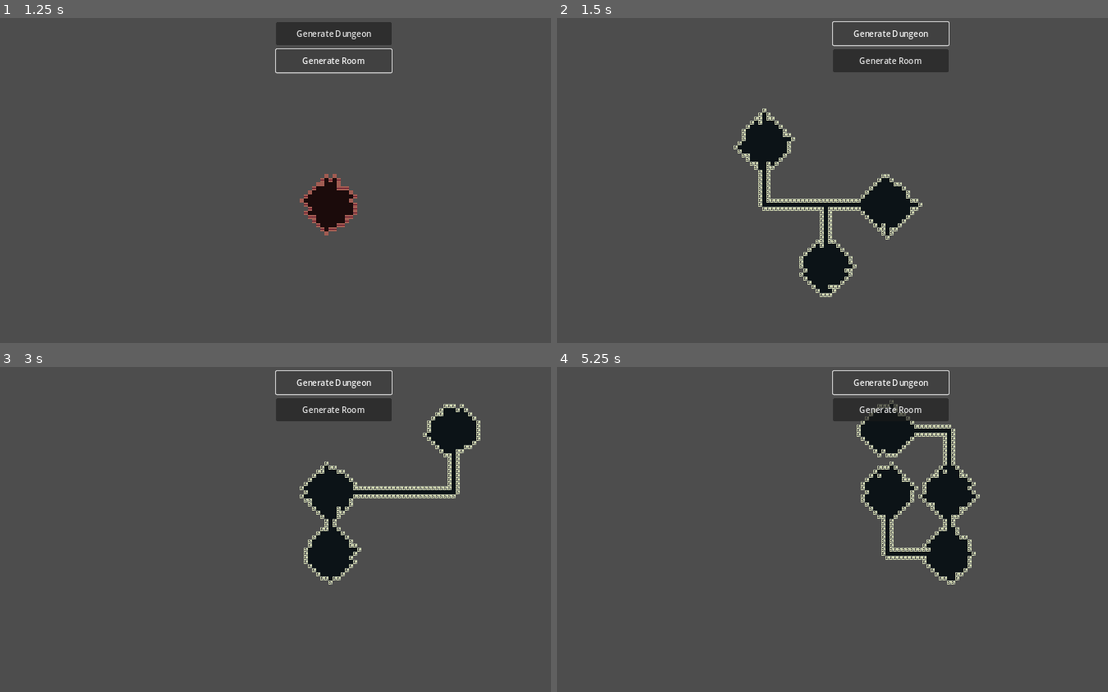
Above: before the commit, frames 1-4 (two rows, left to right).
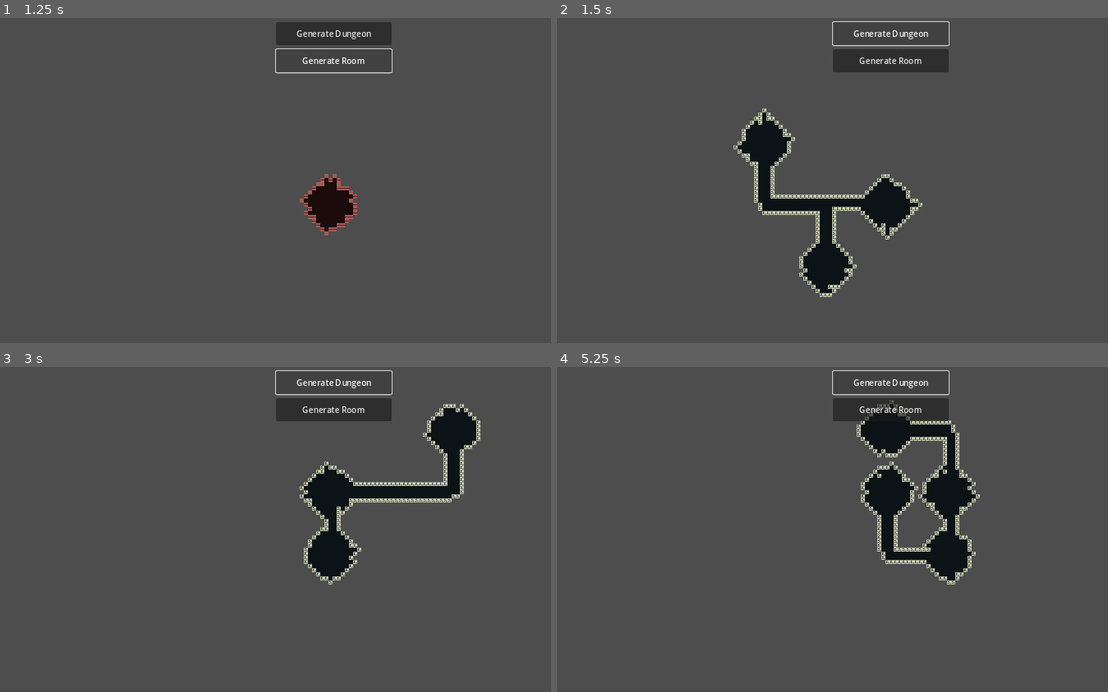
Above: after the commit, the same moments.

Repository: WizardsNStuff/Zealot-of-Wanderlust
Game: Godot game, scene res://Proc Gen/proc_gen.tscn
The game is run twice, just before and just after one commit, with the same random seed, the same clock (stepped at 60 frames per second) and the same inputs. This scene is started directly instead of the project's main scene.
Inputs:
- Up to frame 1 (1.25 s): click "Generate Room" at 0.5 s
- Up to frame 2 (1.5 s): click "Generate Dungeon" at 1.25 s
- Up to frame 3 (3 s): click "Generate Room" at 2 s; click "Generate Dungeon" at 2.75 s
- Up to frame 4 (5.25 s): click "Generate Room" at 3.5 s; click "Generate Dungeon" at 4.25 s; tap Enter at 5 s

Frame 1 is identical in both runs. In frame 2, 1.2% of the frame differs, in the area x 35-56%, y 44-71%; in frame 3, 1.2%; in frame 4, 1.0%.

Commit message:
implemented get_direction_90_degrees_from helper method for 2 wide corridor creation

Diff:
--- a/zealot-of-wanderlust/Proc Gen/proc_gen_controller.gd
+++ b/zealot-of-wanderlust/Proc Gen/proc_gen_controller.gd
@@ -397,5 +397,23 @@
 	# return the newly expanded corridor
 	return new_corridor
 
+# returns a vector representing a 90-degree clockwise direction from the given direction
 func get_direction_90_degrees_from(direction : Vector2i) -> Vector2i:
+	# check if the input direction is UP, and return RIGHT if true
+	if direction == Vector2i.UP:
+		return Vector2i.RIGHT
+
+	# check if the input direction is RIGHT, and return DOWN if true
+	if direction == Vector2i.RIGHT:
+		return Vector2i.DOWN
+
+	# check if the input direction is DOWN, and return LEFT if true
+	if direction == Vector2i.DOWN:
+		return Vector2i.LEFT
+
+	# check if the input direction is LEFT, and return UP if true
+	if direction == Vector2i.LEFT:
+		return Vector2i.UP
+
+	# if the direction does not match any cardinal direction, return Vector2i.ZERO
 	return Vector2i.ZERO
